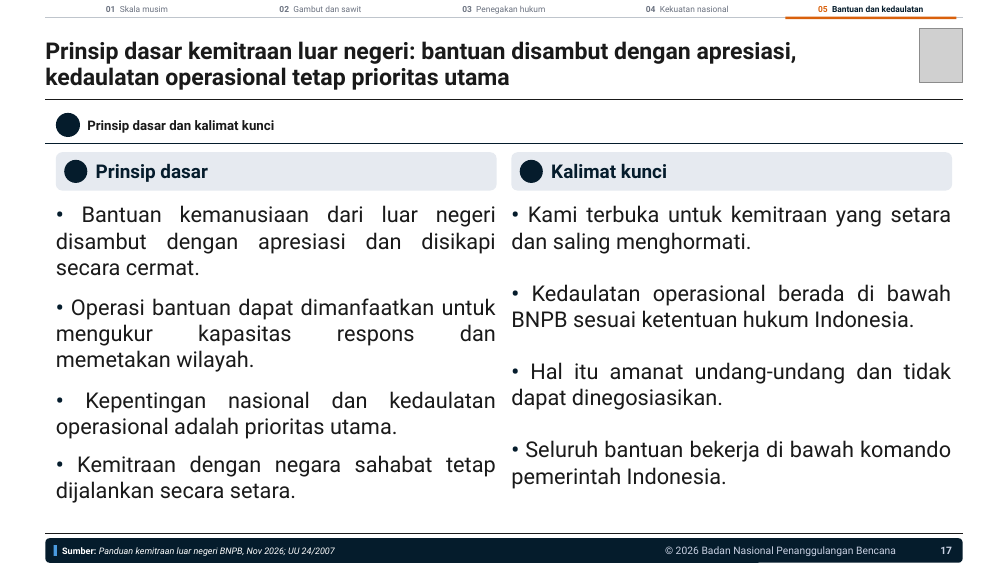
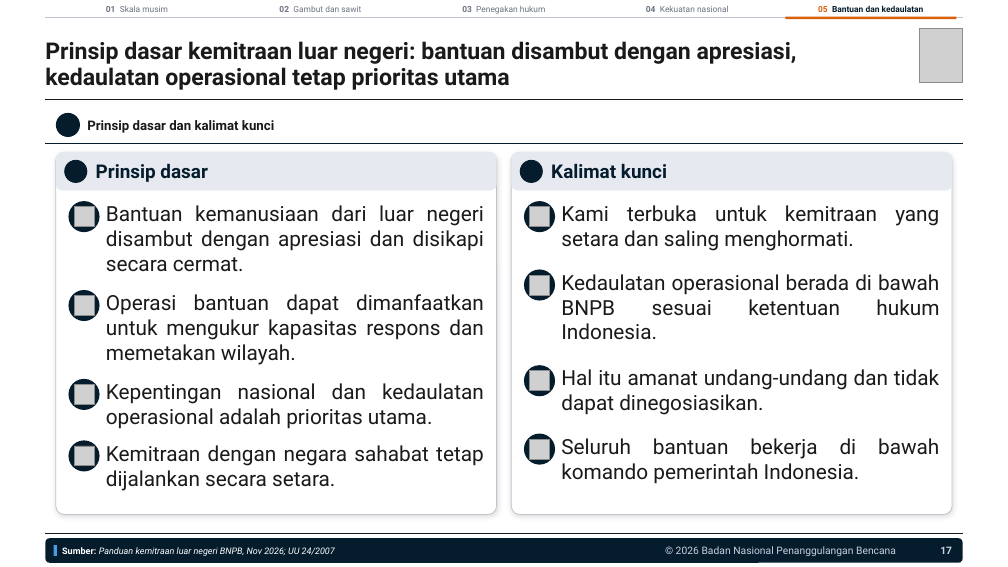
Before and after one commit to terasurbannetwork/poskokarhutla, a slide deck: slide 17 of data/laporan-bnpb/narasi-publik-karhutla-041126/Brief Narasi Publik Karhutla 041126.pptx. Drawn at 1008x567 pixels with LibreOffice and Linux fonts; fonts in the diff are those of the drawing; grey boxes stand for pictures; background and template pictures are left out. Boxes give left, top, right and bottom in pixels: in the first picture for what was removed or moved away, otherwise in the second. Text is boxed around its words. In the diff, an @@ line names an element or a change of style, - is before the commit and + after.

```diff
--- a/data/laporan-bnpb/narasi-publik-karhutla-041126/Brief Narasi Publik Karhutla 041126.pptx
+++ b/data/laporan-bnpb/narasi-publik-karhutla-041126/Brief Narasi Publik Karhutla 041126.pptx
@@ rounded rectangle added at (x1=56, y1=152, x2=497, y2=514), fill #FFFFFF, outline #BFC5CC 0.75 pt @@
@@ rounded rectangle added at (x1=511, y1=152, x2=952, y2=514), fill #FFFFFF, outline #BFC5CC 0.75 pt @@
@@ ellipse added at (x1=69, y1=201, x2=100, y2=232), fill #051C2C @@
@@ picture added at (x1=74, y1=206, x2=94, y2=226) @@
@@ text at (x1=106, y1=205, x2=484, y2=272): text changed; size 20.8 to 19.8 pt @@
-• Bantuan kemanusiaan dari luar negeri disambut dengan apresiasi dan disikapi secara cermat.
+Bantuan kemanusiaan dari luar negeri disambut dengan apresiasi dan disikapi secara cermat.
@@ ellipse added at (x1=524, y1=201, x2=555, y2=232), fill #051C2C @@
@@ picture added at (x1=529, y1=206, x2=549, y2=226) @@
@@ text at (x1=561, y1=205, x2=939, y2=251): text changed; size 20.8 to 19.8 pt @@
-• Kami terbuka untuk kemitraan yang setara dan saling menghormati.
+Kami terbuka untuk kemitraan yang setara dan saling menghormati.
@@ ellipse added at (x1=524, y1=269, x2=555, y2=300), fill #051C2C @@
@@ ellipse added at (x1=69, y1=290, x2=100, y2=321), fill #051C2C @@
@@ picture added at (x1=74, y1=296, x2=94, y2=315) @@
@@ text at (x1=106, y1=294, x2=484, y2=365): text changed; size 20.8 to 19.8 pt @@
-• Operasi bantuan dapat dimanfaatkan untuk mengukur kapasitas respons dan memetakan wilayah.
+Operasi bantuan dapat dimanfaatkan untuk mengukur kapasitas respons dan memetakan wilayah.
@@ picture added at (x1=529, y1=275, x2=549, y2=295) @@
@@ text at (x1=561, y1=274, x2=939, y2=340): text changed; size 20.8 to 19.8 pt @@
-• Kedaulatan operasional berada di bawah BNPB sesuai ketentuan hukum Indonesia.
+Kedaulatan operasional berada di bawah BNPB sesuai ketentuan hukum Indonesia.
@@ ellipse added at (x1=69, y1=379, x2=100, y2=410), fill #051C2C @@
@@ picture added at (x1=74, y1=385, x2=94, y2=405) @@
@@ text at (x1=106, y1=383, x2=484, y2=429): text changed; size 20.8 to 19.8 pt @@
-• Kepentingan nasional dan kedaulatan operasional adalah prioritas utama.
+Kepentingan nasional dan kedaulatan operasional adalah prioritas utama.
@@ ellipse added at (x1=524, y1=365, x2=555, y2=396), fill #051C2C @@
@@ picture added at (x1=529, y1=371, x2=549, y2=390) @@
@@ text at (x1=561, y1=369, x2=939, y2=415): text changed; size 20.8 to 19.8 pt @@
-• Hal itu amanat undang-undang dan tidak dapat dinegosiasikan.
+Hal itu amanat undang-undang dan tidak dapat dinegosiasikan.
@@ ellipse added at (x1=69, y1=441, x2=100, y2=472), fill #051C2C @@
@@ picture added at (x1=74, y1=446, x2=94, y2=466) @@
@@ text at (x1=106, y1=445, x2=484, y2=491): text changed; size 20.8 to 19.8 pt @@
-• Kemitraan dengan negara sahabat tetap dijalankan secara setara.
+Kemitraan dengan negara sahabat tetap dijalankan secara setara.
@@ ellipse added at (x1=524, y1=433, x2=555, y2=464), fill #051C2C @@
@@ picture added at (x1=529, y1=439, x2=549, y2=459) @@
@@ text at (x1=561, y1=438, x2=939, y2=484): text changed; size 20.8 to 19.8 pt @@
-• Seluruh bantuan bekerja di bawah komando pemerintah Indonesia.
+Seluruh bantuan bekerja di bawah komando pemerintah Indonesia.
```
Also in this commit, not shown: 16 other slides changed, 1 slide removed, 3 other files.
